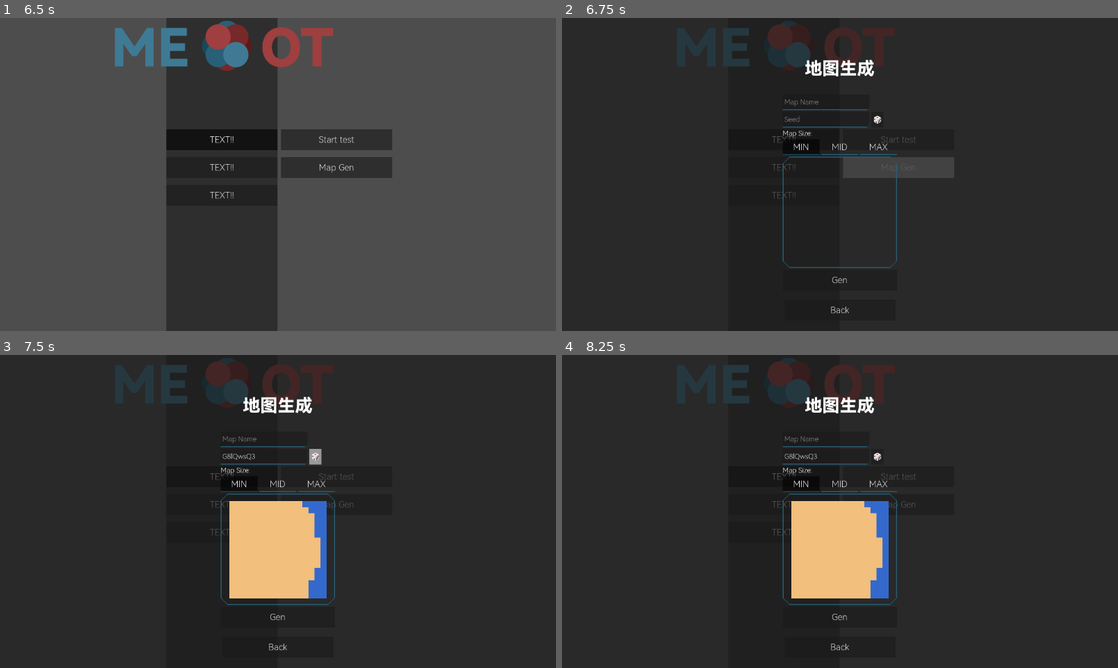
Above: before the commit, frames 1-4 (two rows, left to right).
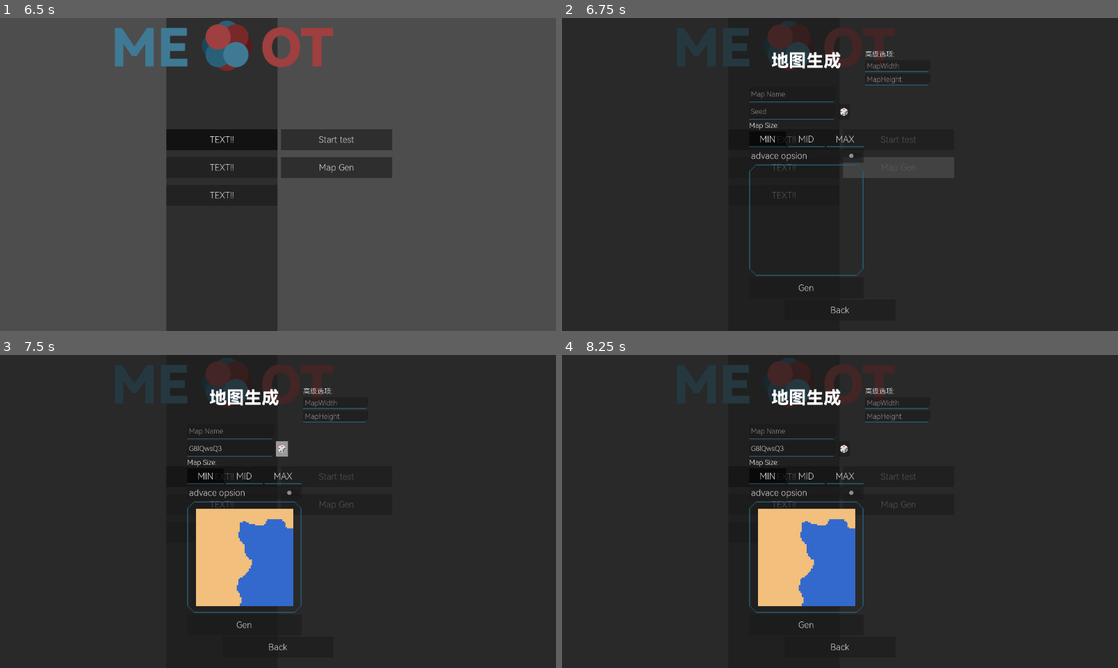
Above: after the commit, the same moments.

Repository: Koronato/RTS-12th
Game: Godot game, scene res://scenes/menu/menu.tscn
The game is run twice, just before and just after one commit, with the same random seed, the same clock (stepped at 60 frames per second) and the same inputs. The project has no main scene, so this scene is started directly.
Inputs:
- Up to frame 1 (6.5 s): click "TEXT!!" at 0.5 s; click "Start test" at 1.25 s; click "Start test" at 2 s; click "TEXT!!" at 2.75 s; click "2" at 3.5 s; click "TEXT!!" at 4.25 s; click "3" at 5 s; click "TEXT!!" at 5.75 s
- Up to frame 2 (6.75 s): click "Map Gen" at 6.5 s
- Up to frame 3 (7.5 s): click "🎲" at 7.25 s
- Up to frame 4 (8.25 s): click "MIN" at 8 s

Frame 1 is identical in both runs. In frame 2, 2.5% of the frame differs, in the area x 33-66%, y 10-88%; in frame 3, 8.9%; in frame 4, 8.8%.

Commit message:
地图预览高级选项的壳

Diff:
--- a/scenes/menu/start.tscn
+++ b/scenes/menu/start.tscn
@@ -4,6 +4,7 @@
 [ext_resource type="FontFile" uid="uid://cxcciuexnp8xg" path="res://assets/fonts/HarmonyOS_Sans_SC_Black.ttf" id="2_ci5k1"]
 [ext_resource type="Theme" uid="uid://c35suisqbybdf" path="res://assets/themes/normal.tres" id="3_le6wa"]
 [ext_resource type="Theme" uid="uid://dfq7fi8qcyimt" path="res://assets/themes/normal_special.tres" id="3_x6jmw"]
+[ext_resource type="Script" uid="uid://b4u8iknypwduw" path="res://scripts/menu/viewer.gd" id="5_h0mnl"]
 
 [sub_resource type="StyleBoxFlat" id="StyleBoxFlat_j18o6"]
 bg_color = Color(0.77, 0.77, 0.77, 0.7607843)
@@ -245,13 +246,13 @@
 
 func _on_pressed() -> void:
 	var l = randi_range(5,15)
-	var seed : String = \"\"
+	var seed_text : String = \"\"
 
 	for ii in l:
-		seed += random_list[randi_range(0,len(random_list)-1)]
-
-	%seed.text = seed
-	%seed.emit_signal(\"text_changed\",seed)
+		seed_text += random_list[randi_range(0,len(random_list)-1)]
+
+	%seed.text = seed_text
+	%seed.emit_signal(\"text_changed\",seed_text)
 "
 
 [sub_resource type="LabelSettings" id="LabelSettings_fajd5"]
@@ -277,48 +278,12 @@
 corner_radius_bottom_left = 15
 corner_detail = 1
 
-[sub_resource type="GDScript" id="GDScript_x6jmw"]
-script/source = "extends TextureRect
-
-@export var b : BaseButton
-@onready var button_group = b.button_group
-
-func _ready() -> void:
-	button_group.connect(\"pressed\",Callable(self,\"_on_change\"))
-
-func _on_change(_gun_mu) -> void:
-	var t = %seed.text
-	var mapseed = t.hash()
-	var mapsize = button_group.get_pressed_button().get_meta(\"mapsize\")
-
-	self.texture = await view_summon(mapseed,mapsize)
-
-func view_summon(mapseed:int,mapsize:int) -> ImageTexture: #噪声生成
-	#噪声配置
-	var noise = FastNoiseLite.new()
-	noise.seed = mapseed
-	noise.noise_type = FastNoiseLite.TYPE_PERLIN
-	#转化为普通图片
-	var i = NoiseTexture2D.new()
-	i.noise = noise
-	i.width = mapsize
-	i.height = mapsize
-	await i.changed #等噪声生成完毕
-	var img = ImageTexture.create_from_image(i.get_image()) #转化为图片
-	#判定区域 (mapsize x mapsize)
-	var mimg = img.get_image() #取出image
-	mimg.convert(Image.FORMAT_RGB8) #噪声出来的是灰度图
-	for y in mapsize:
-		for x in mapsize:
-			var p = mimg.get_pixel(x,y)
-			if p.v >=0.3:
-				p = Color(\"#F2BF7C\")
-				mimg.set_pixel(x,y,p)
-			else:
-				p = Color(\"#3369CC\")
-				mimg.set_pixel(x,y,p)
-	img.set_image(mimg)
-	return img
+[sub_resource type="GDScript" id="GDScript_h0mnl"]
+script/source = "extends VBoxContainer
+
+
+func _toggle(v:bool) -> void:
+	self.visible = v
 "
 
 [sub_resource type="GDScript" id="GDScript_ci5k1"]
@@ -351,79 +316,86 @@
 offset_right = 1280.0
 offset_bottom = 720.0
 
-[node name="VBoxContainer" type="VBoxContainer" parent="CenterContainer" unique_id=1323512843]
-layout_mode = 2
-
-[node name="Title" type="Label" parent="CenterContainer/VBoxContainer" unique_id=1251940995]
+[node name="HBoxContainer" type="HBoxContainer" parent="CenterContainer" unique_id=630413395]
+layout_mode = 2
+
+[node name="body" type="VBoxContainer" parent="CenterContainer/HBoxContainer" unique_id=1323512843]
+layout_mode = 2
+
+[node name="Title" type="Label" parent="CenterContainer/HBoxContainer/body" unique_id=1251940995]
 custom_minimum_size = Vector2(0, 80)
 layout_mode = 2
 text = "地图生成"
 label_settings = SubResource("LabelSettings_sowkg")
 horizontal_alignment = 1
 
-[node name="Mapname" type="HBoxContainer" parent="CenterContainer/VBoxContainer" unique_id=1168638924]
-layout_mode = 2
-
-[node name="LineEdit" type="LineEdit" parent="CenterContainer/VBoxContainer/Mapname" unique_id=914497165]
+[node name="Mapname" type="HBoxContainer" parent="CenterContainer/HBoxContainer/body" unique_id=1168638924]
+layout_mode = 2
+
+[node name="mapname" type="LineEdit" parent="CenterContainer/HBoxContainer/body/Mapname" unique_id=914497165]
 custom_minimum_size = Vector2(200, 36)
 layout_mode = 2
 placeholder_text = "Map Name"
 
-[node name="Seedv" type="HBoxContainer" parent="CenterContainer/VBoxContainer" unique_id=1190842360]
-layout_mode = 2
-
-[node name="seed" type="LineEdit" parent="CenterContainer/VBoxContainer/Seedv" unique_id=1727144821]
+[node name="Seedv" type="HBoxContainer" parent="CenterContainer/HBoxContainer/body" unique_id=1190842360]
+layout_mode = 2
+
+[node name="seed" type="LineEdit" parent="CenterContainer/HBoxContainer/body/Seedv" unique_id=1727144821]
 unique_name_in_owner = true
 custom_minimum_size = Vector2(200, 36)
 layout_mode = 2
 placeholder_text = "Seed"
 
-[node name="random" type="Button" parent="CenterContainer/VBoxContainer/Seedv" unique_id=1563099455]
+[node name="random" type="Button" parent="CenterContainer/HBoxContainer/body/Seedv" unique_id=1563099455]
 layout_mode = 2
 text = "🎲"
 script = SubResource("GDScript_cubfm")
 
-[node name="MapSizeTitle" type="Label" parent="CenterContainer/VBoxContainer" unique_id=1697262193]
+[node name="MapSizeTitle" type="Label" parent="CenterContainer/HBoxContainer/body" unique_id=1697262193]
 layout_mode = 2
 text = "Map Size:"
 label_settings = SubResource("LabelSettings_fajd5")
 
-[node name="MapSize" type="HBoxContainer" parent="CenterContainer/VBoxContainer" unique_id=1913713769]
+[node name="MapSize" type="HBoxContainer" parent="CenterContainer/HBoxContainer/body" unique_id=1913713769]
 layout_mode = 2
 theme = ExtResource("3_x6jmw")
 
-[node name="min" type="Button" parent="CenterContainer/VBoxContainer/MapSize" unique_id=258004977]
+[node name="min" type="Button" parent="CenterContainer/HBoxContainer/body/MapSize" unique_id=258004977]
 custom_minimum_size = Vector2(85, 36)
 layout_mode = 2
 toggle_mode = true
 button_pressed = true
 button_group = SubResource("ButtonGroup_1sqm0")
 text = "MIN"
-metadata/mapsize = 16
-
-[node name="mid" type="Button" parent="CenterContainer/VBoxContainer/MapSize" unique_id=1752274876]
+metadata/mapsize = 64
+
+[node name="mid" type="Button" parent="CenterContainer/HBoxContainer/body/MapSize" unique_id=1752274876]
 custom_minimum_size = Vector2(85, 36)
 layout_mode = 2
 toggle_mode = true
 button_group = SubResource("ButtonGroup_1sqm0")
 text = "MID"
-metadata/mapsize = 32
-
-[node name="max" type="Button" parent="CenterContainer/VBoxContainer/MapSize" unique_id=1878127239]
+metadata/mapsize = 128
+
+[node name="max" type="Button" parent="CenterContainer/HBoxContainer/body/MapSize" unique_id=1878127239]
 custom_minimum_size = Vector2(85, 36)
 layout_mode = 2
 toggle_mode = true
 button_group = SubResource("ButtonGroup_1sqm0")
 text = "MAX"
-metadata/mapsize = 64
-
-[node name="Viewer" type="Panel" parent="CenterContainer/VBoxContainer" unique_id=162605475]
+metadata/mapsize = 256
+
+[node name="CheckButton" type="CheckButton" parent="CenterContainer/HBoxContainer/body" unique_id=1519776087]
+layout_mode = 2
+text = "advace opsion"
+
+[node name="Viewer" type="Panel" parent="CenterContainer/HBoxContainer/body" unique_id=162605475]
 custom_minimum_size = Vector2(256, 256)
 layout_mode = 2
 theme = ExtResource("3_le6wa")
 theme_override_styles/panel = SubResource("StyleBoxFlat_x6jmw")
 
-[node name="SubViewportContainer" type="SubViewportContainer" parent="CenterContainer/VBoxContainer/Viewer" unique_id=855117448]
+[node name="SubViewportContainer" type="SubViewportContainer" parent="CenterContainer/HBoxContainer/body/Viewer" unique_id=855117448]
 layout_mode = 1
 anchors_preset = -1
 anchor_left = 0.0625
@@ -434,7 +406,7 @@
 grow_vertical = 2
 metadata/_edit_use_anchors_ = true
 
-[node name="Show" type="TextureRect" parent="CenterContainer/VBoxContainer/Viewer" unique_id=565710352 node_paths=PackedStringArray("b")]
+[node name="Show" type="TextureRect" parent="CenterContainer/HBoxContainer/body/Viewer" unique_id=565710352 node_paths=PackedStringArray("b")]
 texture_filter = 1
 layout_mode = 1
 anchors_preset = -1
@@ -445,16 +417,33 @@
 grow_horizontal = 2
 grow_vertical = 2
 expand_mode = 1
-script = SubResource("GDScript_x6jmw")
+script = ExtResource("5_h0mnl")
 b = NodePath("../../MapSize/min")
 metadata/_edit_use_anchors_ = true
 
-[node name="Button" type="Button" parent="CenterContainer/VBoxContainer" unique_id=746226680]
+[node name="Gen" type="Button" parent="CenterContainer/HBoxContainer/body" unique_id=746226680]
 custom_minimum_size = Vector2(256, 48)
 layout_mode = 2
 text = "Gen"
 
-[node name="Button" type="Button" parent="." unique_id=1771888705]
+[node name="VBoxContainer" type="VBoxContainer" parent="CenterContainer/HBoxContainer" unique_id=241968158]
+layout_mode = 2
+script = SubResource("GDScript_h0mnl")
+
+[node name="Label" type="Label" parent="CenterContainer/HBoxContainer/VBoxContainer" unique_id=772201097]
+layout_mode = 2
+text = "高级选项:"
+
+[node name="map_width" type="LineEdit" parent="CenterContainer/HBoxContainer/VBoxContainer" unique_id=1060621703]
+custom_minimum_size = Vector2(150, 0)
+layout_mode = 2
+placeholder_text = "MapWidth"
+
+[node name="map_height" type="LineEdit" parent="CenterContainer/HBoxContainer/VBoxContainer" unique_id=1056004668]
+layout_mode = 2
+placeholder_text = "MapHeight"
+
+[node name="back" type="Button" parent="." unique_id=1771888705]
 custom_minimum_size = Vector2(256, 48)
 layout_mode = 1
 anchors_preset = -1
@@ -468,6 +457,7 @@
 script = SubResource("GDScript_ci5k1")
 metadata/_edit_use_anchors_ = true
 
-[connection signal="text_changed" from="CenterContainer/VBoxContainer/Seedv/seed" to="CenterContainer/VBoxContainer/Viewer/Show" method="_on_change"]
-[connection signal="pressed" from="CenterContainer/VBoxContainer/Seedv/random" to="CenterContainer/VBoxContainer/Seedv/random" method="_on_pressed"]
-[connection signal="pressed" from="Button" to="Button" method="_on_pressed"]
+[connection signal="text_changed" from="CenterContainer/HBoxContainer/body/Seedv/seed" to="CenterContainer/HBoxContainer/body/Viewer/Show" method="_on_change"]
+[connection signal="pressed" from="CenterContainer/HBoxContainer/body/Seedv/random" to="CenterContainer/HBoxContainer/body/Seedv/random" method="_on_pressed"]
+[connection signal="toggled" from="CenterContainer/HBoxContainer/body/CheckButton" to="CenterContainer/HBoxContainer/VBoxContainer" method="_toggle"]
+[connection signal="pressed" from="back" to="back" method="_on_pressed"]
--- /dev/null
+++ b/scripts/menu/viewer.gd
@@ -0,0 +1,41 @@
+extends TextureRect
+
+@export var b : BaseButton
+@onready var button_group = b.button_group
+
+func _ready() -> void:
+	button_group.connect("pressed",Callable(self,"_on_change"))
+
+func _on_change(_gun_mu) -> void:
+	var t = %seed.text
+	var mapseed = t.hash()
+	var mapsize = button_group.get_pressed_button().get_meta("mapsize")
+
+	self.texture = await view_summon(mapseed,mapsize)
+
+func view_summon(mapseed:int,mapsize:int) -> ImageTexture: #噪声生成
+	#噪声配置
+	var noise = FastNoiseLite.new()
+	noise.seed = mapseed
+	noise.noise_type = FastNoiseLite.TYPE_PERLIN
+	#转化为普通图片
+	var i = NoiseTexture2D.new()
+	i.noise = noise
+	i.width = mapsize
+	i.height = mapsize
+	await i.changed #等噪声生成完毕
+	var img = ImageTexture.create_from_image(i.get_image()) #转化为图片
+	#判定区域 (mapsize x mapsize)
+	var mimg = img.get_image() #取出image
+	mimg.convert(Image.FORMAT_RGB8) #噪声出来的是灰度图
+	for y in mapsize:
+		for x in mapsize:
+			var p = mimg.get_pixel(x,y)
+			if p.v >=0.3:
+				p = Color("#F2BF7C")
+				mimg.set_pixel(x,y,p)
+			else:
+				p = Color("#3369CC")
+				mimg.set_pixel(x,y,p)
+	img.set_image(mimg)
+	return img
Not shown, added: scripts/menu/viewer.gd.uid
